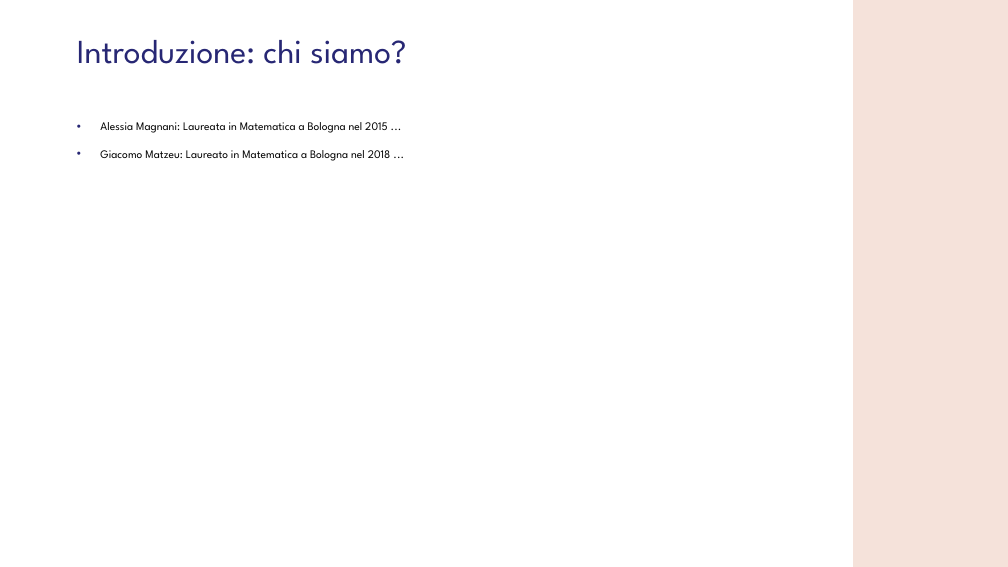
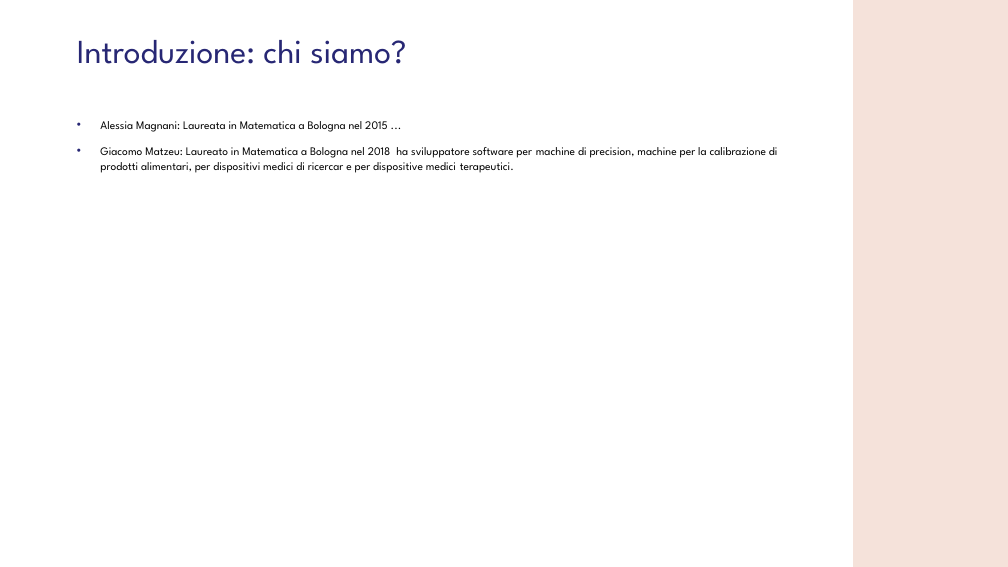
Before and after one commit to GMATZEU42/WS, a slide deck: slide 4 of WS01/WS_1.odp. Drawn at 1008x567 pixels with LibreOffice and Linux fonts; fonts in the diff are those of the drawing; background and template pictures are left out. Boxes give left, top, right and bottom in pixels: in the first picture for what was removed or moved away, otherwise in the second. Text is boxed around its words. In the diff, an @@ line names an element or a change of style, - is before the commit and + after.

```diff
--- a/WS01/WS_1.odp
+++ b/WS01/WS_1.odp
@@ text at (100,147,778,173): text changed @@
-• Giacomo Matzeu: Laureato in Matematica a Bologna nel 2018 ...
+• Giacomo Matzeu: Laureato in Matematica a Bologna nel 2018 ha sviluppatore software per machine di precision, machine per la calibrazione di prodotti alimentari, per dispositivi medici di ricercar e per dispositive medici terapeutici.
```
Also in this commit, not shown: 2 other slides changed, 3 slides added, 8 other files.
